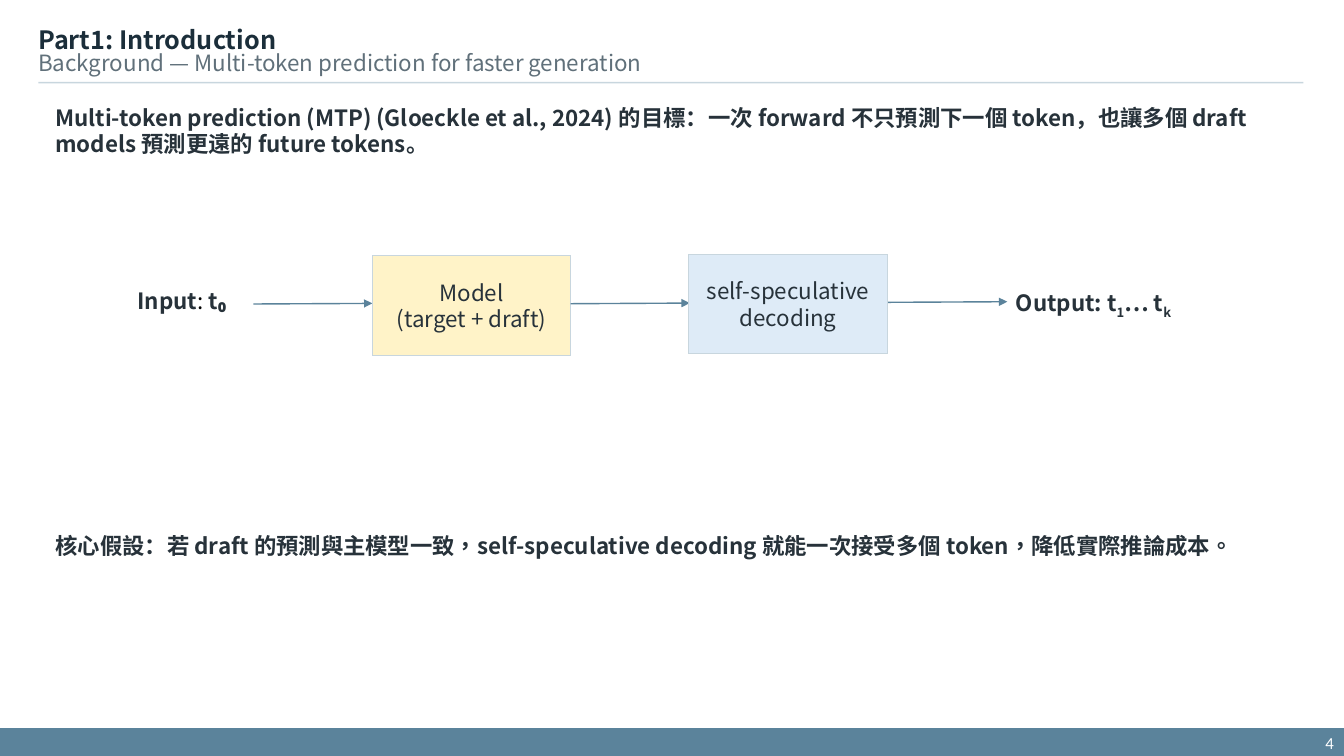
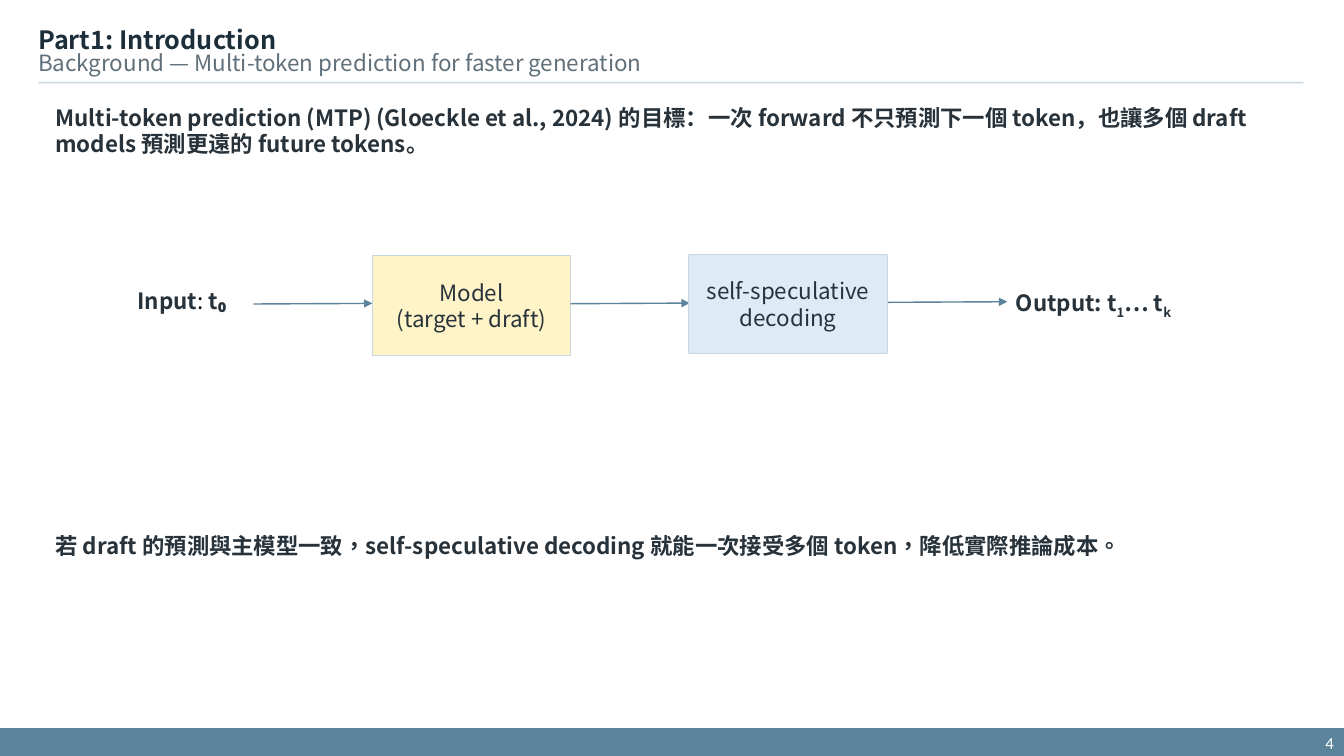
Before and after one commit to xdfg12456/llama-mtp, a slide deck: slide 4 of doc/mtp_with_consistency_method_v2.pptx. Drawn at 1344x756 pixels with LibreOffice and Linux fonts; fonts in the diff are those of the drawing. Boxes give left, top, right and bottom in pixels: in the first picture for what was removed or moved away, otherwise in the second. Text is boxed around its words. In the diff, an @@ line names an element or a change of style, - is before the commit and + after.

```diff
--- a/doc/mtp_with_consistency_method_v2.pptx
+++ b/doc/mtp_with_consistency_method_v2.pptx
@@ text at <box>56,535,1120,559</box>: text changed @@
-核心假設：若 draft 的預測與主模型一致，self-speculative decoding 就能一次接受多個 token，降低實際推論成本。
+若 draft 的預測與主模型一致，self-speculative decoding 就能一次接受多個 token，降低實際推論成本。
```
Also in this commit, not shown: 12 other slides changed, 1 other file.
